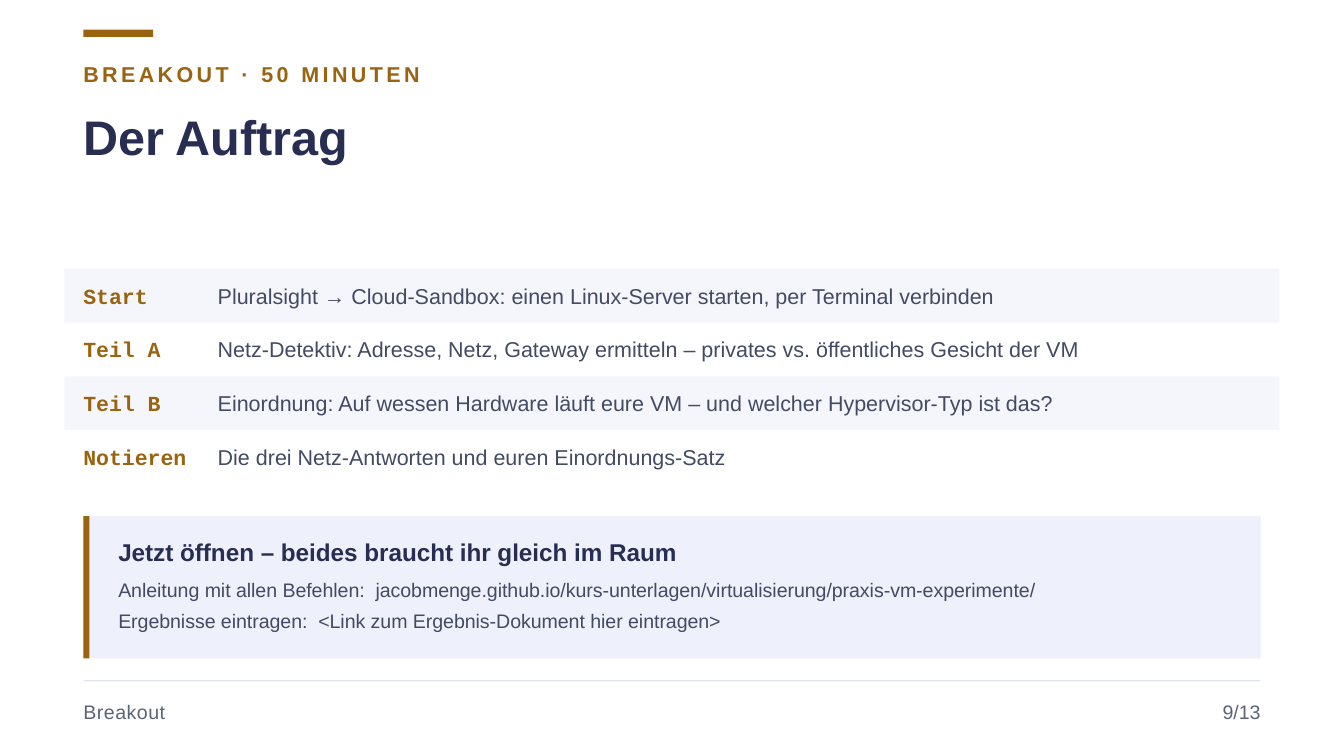
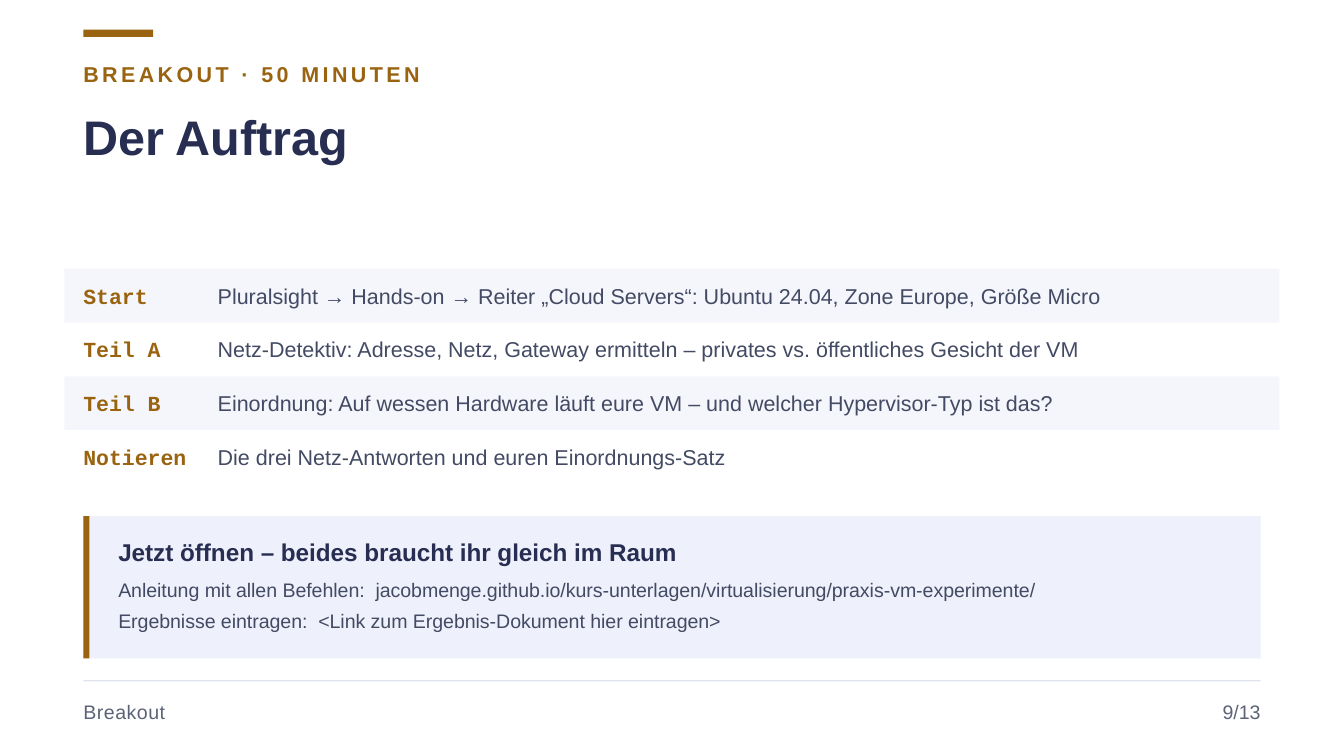
Before and after one commit to JacobMenge/kurs-unterlagen, a slide deck: slide 13 of folien/04-virtualisierung.pptx. Drawn at 1344x756 pixels with LibreOffice and Linux fonts; fonts in the diff are those of the drawing. Boxes give left, top, right and bottom in pixels: in the first picture for what was removed or moved away, otherwise in the second. Text is boxed around its words. In the diff, an @@ line names an element or a change of style, - is before the commit and + after.

```diff
--- a/folien/04-virtualisierung.pptx
+++ b/folien/04-virtualisierung.pptx
@@ text at (x1=218, y1=288, x2=1101, y2=309): text changed @@
-Pluralsight → Cloud-Sandbox: einen Linux-Server starten, per Terminal verbinden
+Pluralsight → Hands-on → Reiter „Cloud Servers“: Ubuntu 24.04, Zone Europe, Größe Micro
```
Also in this commit, not shown: 5 other slides changed, 1 other file.
